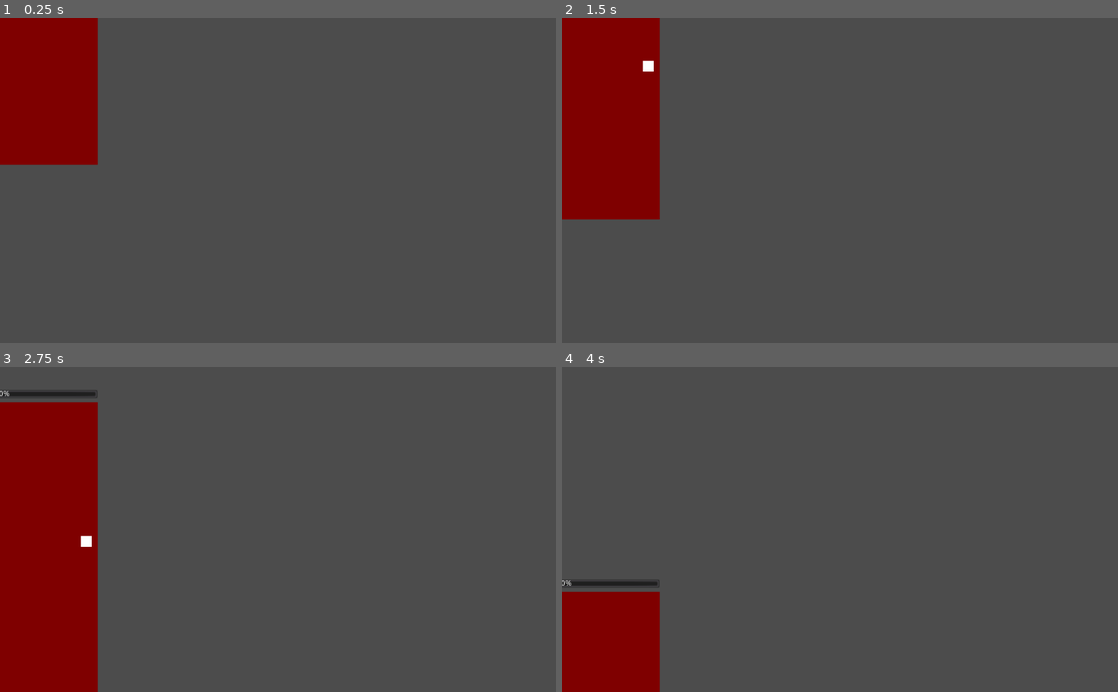
Above: before the commit, frames 1-4 (two rows, left to right).
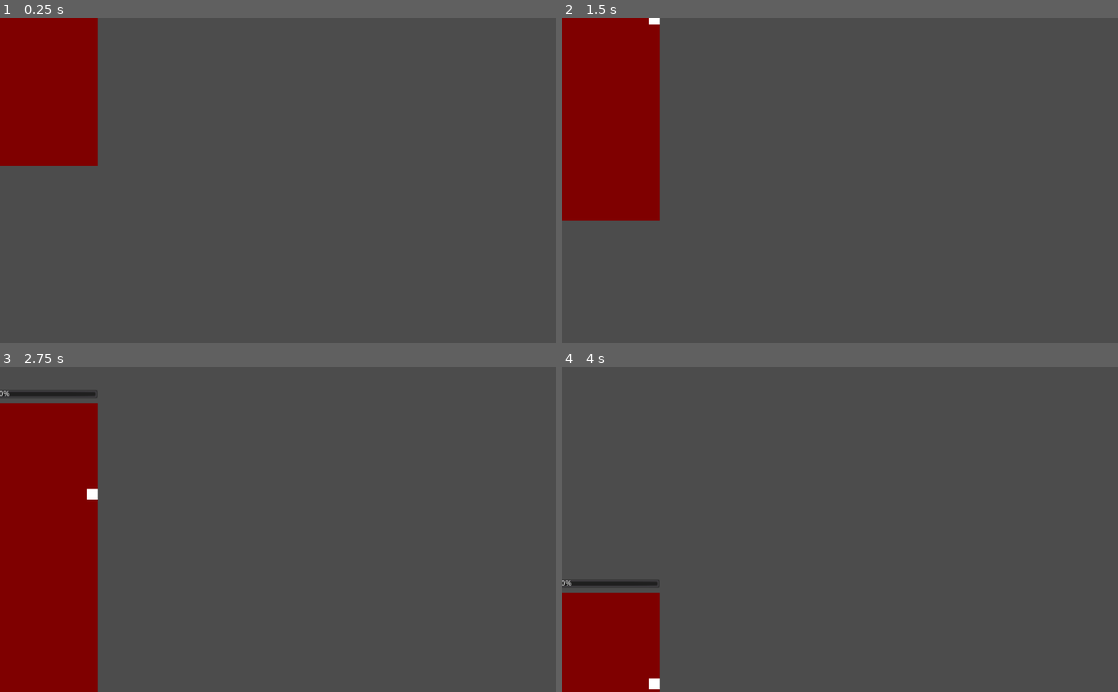
Above: after the commit, the same moments.

Repository: deengames/abu-hamid-x
Game: Godot game, scene res://prototype/Character/Enemy/Giant/Giant.tscn
Two runs of this game, one before a commit and one after it. Both use one fixed random seed, a clock stepped at 60 frames per second and the inputs below. This scene is started directly instead of the project's main scene.
Inputs (mouse positions are in pixels of both pictures, inside the frame that each line leads up to):
- Up to frame 1 (0.25 s): no input
- Up to frame 2 (1.5 s): tap Enter at 0.5 s; move the mouse to (962, 164) at 0.52 s; hold D (move_right) 0.53-1.28 s; click (962, 164) at 0.6 s; tap Space (jump) at 0.77 s; move the mouse to (728, 196) at 1.27 s; hold S (move_down) from 1.28 s (still down); tap Shift (boost) at 1.35 s
- Up to frame 3 (2.75 s): tap Space (jump) at 1.52 s; move the mouse to (333, 458) at 2.02 s; release S (move_down) at 2.03 s; hold D (move_right) from 2.03 s (still down); right-click (333, 458) at 2.1 s
- Up to frame 4 (4 s): move the mouse to (812, 594) at 2.77 s; release D (move_right) at 2.78 s; hold W (move_up) 2.78-3.53 s; tap Ctrl (toggle_jetpack) at 2.85 s; click (812, 594) at 2.92 s; tap Space (jump) at 3.02, 3.77 s; move the mouse to (1006, 578) at 3.52 s; hold A (move_left) from 3.53 s (still down); tap E at 3.6 s

The runs differ from the first frame. In frame 1, less than 0.1% of the frame differs, in the area x 0-18%, y 45-46%; in frame 2, 0.2%, in the area x 0-18%, y 0-63%; in frame 3, 0.2%; in frame 4, 0.1%.
Error in both runs: Attempt to call function 'get_node' in base 'null instance' on a null instance. (res://prototype/Character/Enemy/Giant/Giant.gd:11)

Commit message:
Giants have variable number of hitspots at random locations

Diff:
--- a/prototype/Character/Enemy/Giant/Giant.gd
+++ b/prototype/Character/Enemy/Giant/Giant.gd
@@ -3,8 +3,39 @@
 export (int) var min_bullet_pickups = 1
 export (int) var max_bullet_pickups = 3
 
+export (int) var min_hitspots = 1
+export (int) var max_hitspots = 3
 
-var bullet_pickups = (randi() % max_bullet_pickups) + min_bullet_pickups
+
+var hitspot_cls = preload('res://prototype/Character/Enemy/Giant/HitSpot.tscn')
+
+onready var bullet_pickups = (randi() % max_bullet_pickups) + min_bullet_pickups
+onready var colorrect = $ColorBox
+
+
+func _ready():
+	randomize()
+	var num_hitspots = (randi() % max_hitspots) + min_hitspots
+	for i in num_hitspots:
+		var hitspot = hitspot_cls.instance()
+		place_hitspot_on_border(hitspot)
+		hitspot.connect('body_entered', self, '_on_HitSpot_body_entered')
+		add_child(hitspot)
+
+
+func place_hitspot_on_border(hitspot):
+	var x
+	var y
+	var rect = hitspot.get_node('ColorRect')
+
+	if randi() % 2 == 0: # left
+		x = colorrect.rect_position.x
+	else: # right
+		x = -colorrect.rect_position.x - rect.rect_min_size.x
+
+	y = rand_range(-colorrect.rect_position.y, colorrect.rect_position.y - rect.rect_min_size.y)
+
+	hitspot.position = Vector2(x, y)
 
 
 func _on_HitSpot_body_entered(body):
--- a/prototype/Character/Enemy/Giant/Giant.tscn
+++ b/prototype/Character/Enemy/Giant/Giant.tscn
@@ -1,16 +1,15 @@
-[gd_scene load_steps=4 format=2]
+[gd_scene load_steps=3 format=2]
 
 [ext_resource path="res://prototype/Character/Enemy/Giant/Giant.gd" type="Script" id=1]
-[ext_resource path="res://prototype/Character/Enemy/Giant/HitSpot.tscn" type="PackedScene" id=2]
 
 [sub_resource type="RectangleShape2D" id=1]
 
 custom_solver_bias = 0.0
 extents = Vector2( 180, 270 )
 
-[node name="Giant" type="RigidBody2D" index="0" groups=[
+[node name="Giant" type="RigidBody2D" groups=[
+"giants",
 "enemies",
-"giants",
 ]]
 
 input_pickable = false
@@ -39,6 +38,8 @@
 movement_speed = 20
 min_bullet_pickups = 1
 max_bullet_pickups = 3
+min_hitspots = 1
+max_hitspots = 3
 
 [node name="Collision" type="CollisionShape2D" parent="." index="0"]
 
@@ -52,9 +53,9 @@
 anchor_right = 0.0
 anchor_bottom = 0.0
 margin_left = -180.0
-margin_top = -272.0
+margin_top = -270.0
 margin_right = 180.0
-margin_bottom = 268.0
+margin_bottom = 270.0
 rect_pivot_offset = Vector2( 0, 0 )
 rect_clip_content = false
 mouse_filter = 0
@@ -90,10 +91,4 @@
 percent_visible = true
 _sections_unfolded = [ "Anchor", "Grow Direction", "Margin", "Material", "Pause", "Rect", "Size Flags", "Theme", "Visibility", "custom_styles" ]
 
-[node name="HitSpot" parent="." index="3" instance=ExtResource( 2 )]
-
-position = Vector2( 158.938, -15.2418 )
-
 [connection signal="death" from="." to="." method="_on_Giant_death"]
-
-[connection signal="body_entered" from="HitSpot" to="." method="_on_HitSpot_body_entered"]
--- a/prototype/Character/Enemy/Giant/HitSpot.tscn
+++ b/prototype/Character/Enemy/Giant/HitSpot.tscn
@@ -5,7 +5,7 @@
 custom_solver_bias = 0.0
 extents = Vector2( 10, 10 )
 
-[node name="HitSpot" type="Area2D"]
+[node name="HitSpot" type="Area2D" index="0"]
 
 input_pickable = true
 gravity_vec = Vector2( 0, 1 )
@@ -16,10 +16,13 @@
 collision_mask = 3
 audio_bus_override = false
 audio_bus_name = "Master"
+_sections_unfolded = [ "Transform" ]
 
 [node name="CollisionShape2D" type="CollisionShape2D" parent="." index="0"]
 
+position = Vector2( 10, 10 )
 shape = SubResource( 1 )
+_sections_unfolded = [ "Transform" ]
 
 [node name="ColorRect" type="ColorRect" parent="." index="1"]
 
@@ -27,10 +30,9 @@
 anchor_top = 0.0
 anchor_right = 0.0
 anchor_bottom = 0.0
-margin_left = -10.0
-margin_top = -10.0
-margin_right = 10.0
-margin_bottom = 10.0
+margin_right = 20.0
+margin_bottom = 20.0
+rect_min_size = Vector2( 20, 20 )
 rect_pivot_offset = Vector2( 0, 0 )
 rect_clip_content = false
 mouse_filter = 0
@@ -38,4 +40,4 @@
 size_flags_horizontal = 1
 size_flags_vertical = 1
 color = Color( 1, 1, 1, 1 )
-_sections_unfolded = [ "Rect" ]
+_sections_unfolded = [ "Grow Direction", "Rect" ]
